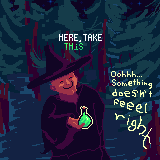
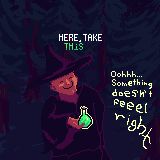
Layered file, before and after one edit (160×160). Changes by layer:
painted on "main" over box(22, 25, 85, 113)
showed "main #1" over box(0, 0, 160, 160)
painted on "Background" over box(0, 0, 160, 160)
